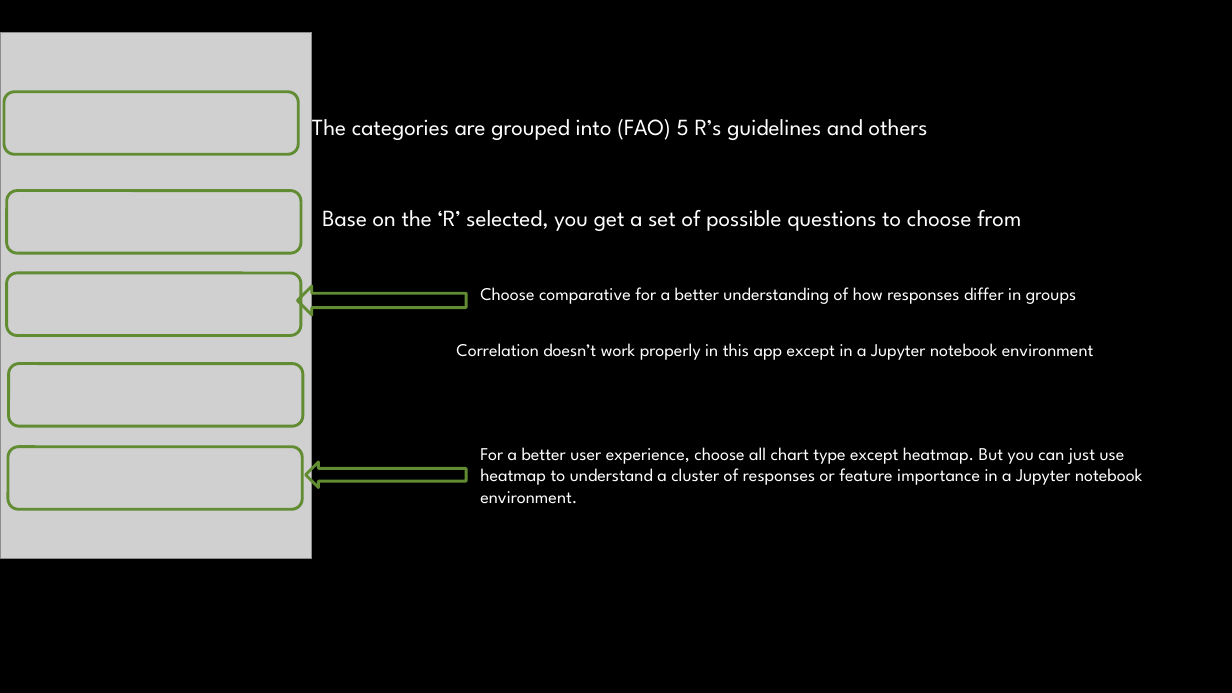
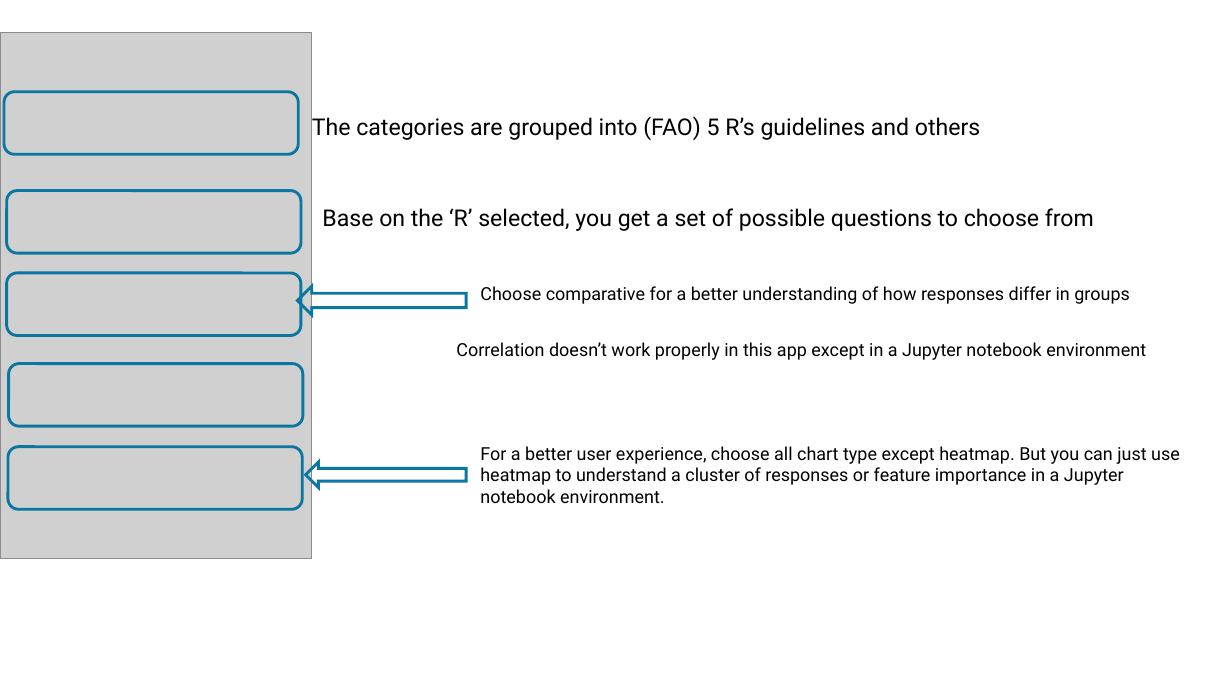
Before and after one commit to desmond-lartey/Wildfire-Assessment, a slide deck: slide 5 of Wildfire Assessment edited2.pptx. Drawn at 1232x693 pixels with LibreOffice and Linux fonts; fonts in the diff are those of the drawing; grey boxes stand for pictures; background and template pictures are left out. Boxes give left, top, right and bottom in pixels: in the first picture for what was removed or moved away, otherwise in the second. Text is boxed around its words. In the diff, an @@ line names an element or a change of style, - is before the commit and + after.

```diff
--- a/Wildfire Assessment edited2.pptx
+++ b/Wildfire Assessment edited2.pptx
@@ background #000000 to #FFFFFF @@
@@ font League Spartan to Roboto, text colour #FFFFFF to #000000 in 5 elements at (x1=312, y1=116, x2=980, y2=140), (x1=322, y1=208, x2=1094, y2=231), (x1=480, y1=286, x2=1130, y2=304), (x1=456, y1=342, x2=1146, y2=360), (x1=480, y1=446, x2=1180, y2=503) @@
@@ outline #618C32 2.25 pt to #0B76A0 2.25 pt in 7 elements at (x1=4, y1=91, x2=298, y2=154), (x1=6, y1=273, x2=300, y2=335), (x1=8, y1=364, x2=302, y2=427), (x1=8, y1=446, x2=302, y2=509), (x1=6, y1=190, x2=300, y2=253), (x1=298, y1=287, x2=467, y2=315), (x1=306, y1=462, x2=467, y2=488) @@
```
Also in this commit, not shown: 29 other slides changed, 1 slide added, 1 slide removed, 23 other files.
